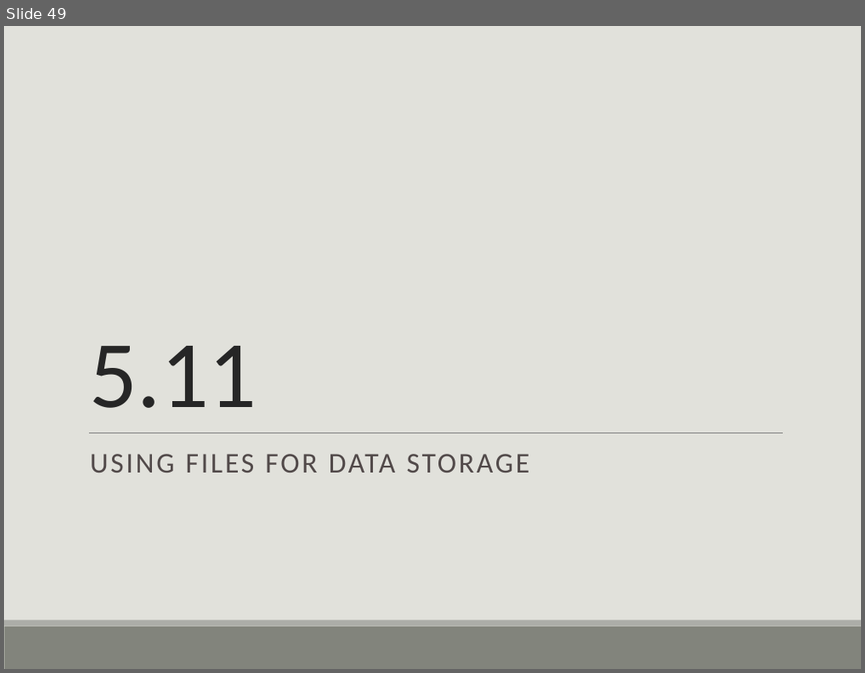
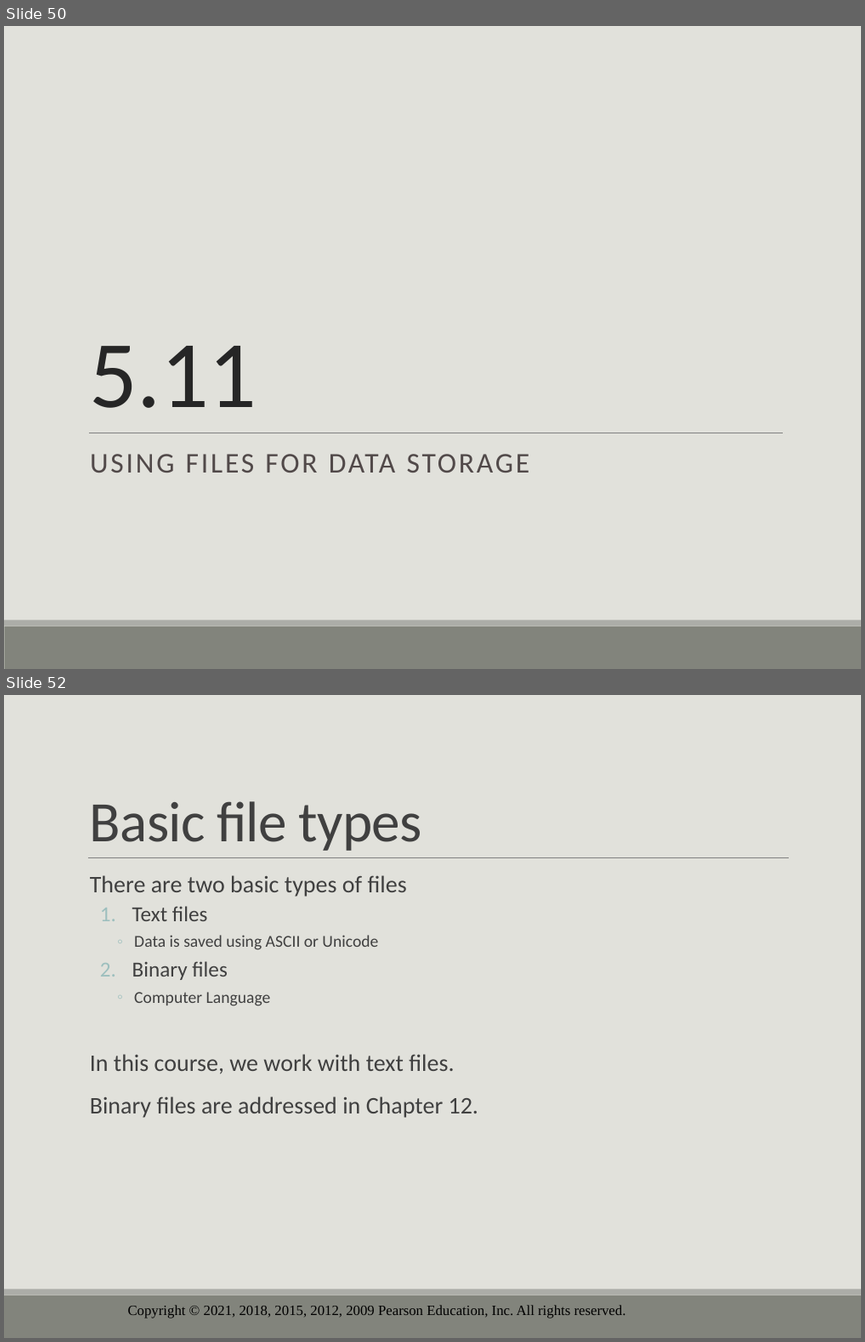
Before and after one commit to drolsonmi/eng1400, a slide deck: 1400_05_Loops and Files.pptx. Shown one above the other, each under a label of ours: slide 49 before the commit, slides 50 and 52 after it; the slides between them are not shown. The pictures are 865x673 and 865x1342 pixels, drawn with LibreOffice and Linux fonts; fonts in the diff are those of the drawing; background and template pictures are left out. Boxes give left, top, right and bottom in pixels: in the first picture for what was removed or moved away, otherwise in the second. Text is boxed around its words. In the diff, an @@ line names an element or a change of style, - is before the commit and + after.

```diff
--- a/1400_05_Loops and Files.pptx
+++ b/1400_05_Loops and Files.pptx
@@ slide 52 added at bbox=[4, 695, 861, 1338], background #E1E1DB; not listed: 2 template elements that a slide beside it also shows @@
@@ title added at bbox=[90, 801, 422, 851], 48 pt, text #404040 @@
+Basic file types
@@ line added from (88, 858) to (788, 858), #808080 0.5 pt @@
@@ text added at bbox=[90, 875, 478, 1117], 20 pt, text #404040 @@
+  There are two basic types of files
+  1. Text files
+    ◦ Data is saved using ASCII or Unicode
+  2. Binary files
+    ◦ Computer Language
+  In this course, we work with text files.
+  Binary files are addressed in Chapter 12.
@@ text added at bbox=[128, 1304, 626, 1318], 12 pt, text #000000 @@
+Copyright © 2021, 2018, 2015, 2012, 2009 Pearson Education, Inc. All rights reserved.
@@ what was slide 49 is now slide 50 @@
```
Also in this commit, not shown: 15 slides changed, 5 slides removed, 3 other files.
